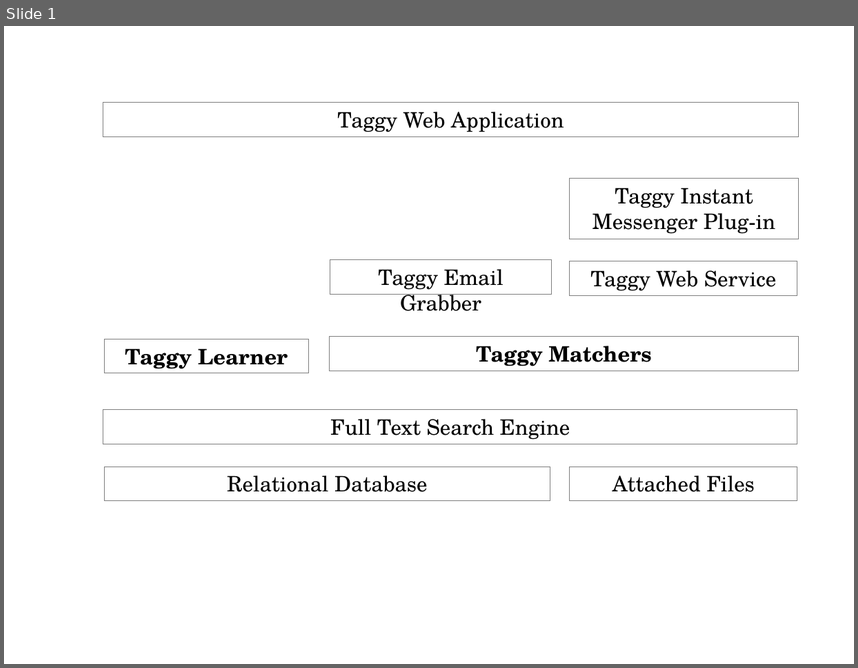
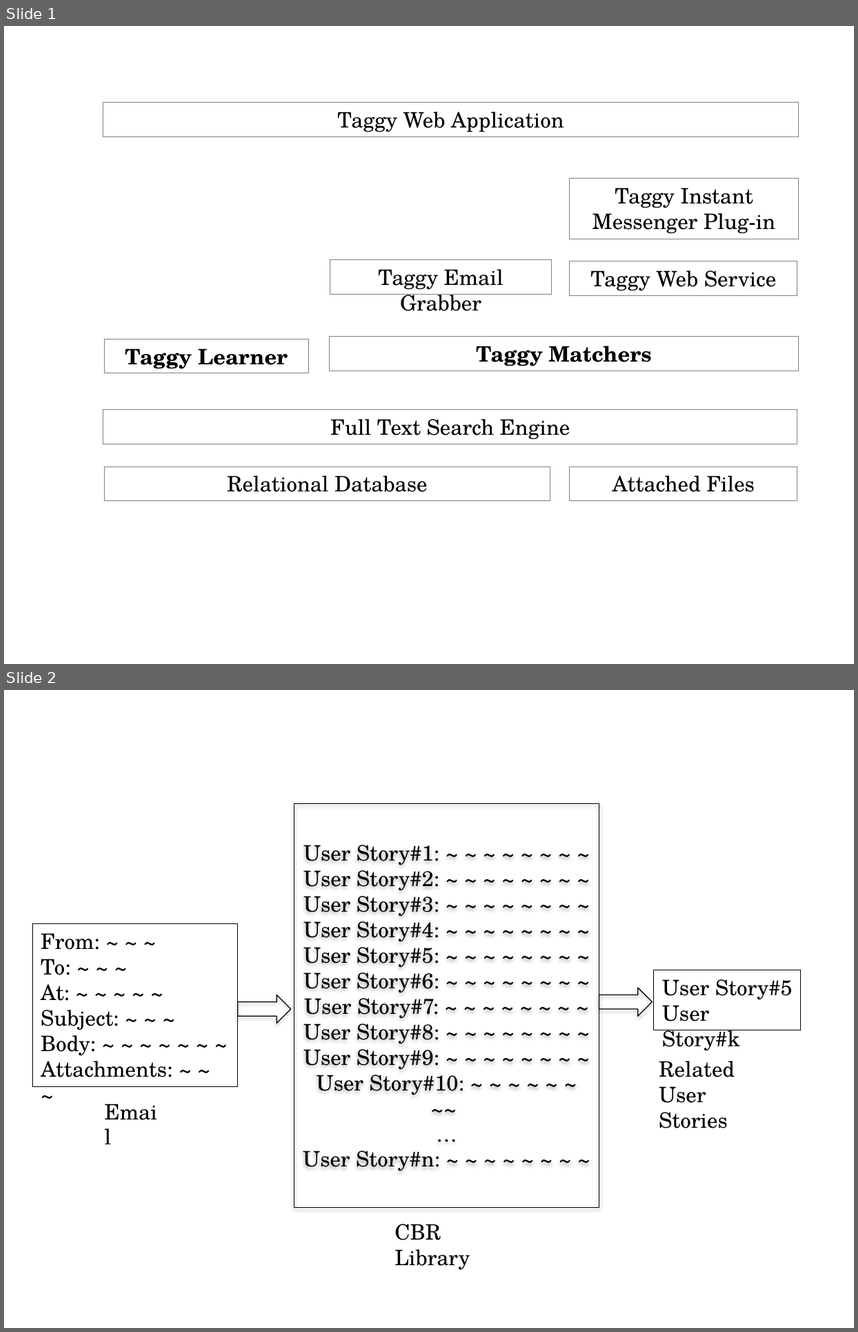
Before and after one commit to smsohan/Taggy, a slide deck: Thesis/arch.pptx. Shown one above the other, each under a label of ours: slide 1 before the commit, slides 1 and 2 after it. The pictures are 858x668 and 858x1332 pixels, drawn with LibreOffice and Linux fonts; fonts in the diff are those of the drawing. Boxes give left, top, right and bottom in pixels: in the first picture for what was removed or moved away, otherwise in the second. Text is boxed around its words. In the diff, an @@ line names an element or a change of style, - is before the commit and + after.

```diff
--- a/Thesis/arch.pptx
+++ b/Thesis/arch.pptx
@@ slide 2 added at [4, 690, 854, 1328], background #FFFFFF @@
@@ rectangle added at [294, 803, 599, 1207], outline #000000 0.75 pt, 18 pt, text #000000 @@
+User Story#1: ~ ~ ~ ~ ~ ~ ~ ~
+User Story#2: ~ ~ ~ ~ ~ ~ ~ ~
+User Story#3: ~ ~ ~ ~ ~ ~ ~ ~
+User Story#4: ~ ~ ~ ~ ~ ~ ~ ~
+User Story#5: ~ ~ ~ ~ ~ ~ ~ ~
+User Story#6: ~ ~ ~ ~ ~ ~ ~ ~
+User Story#7: ~ ~ ~ ~ ~ ~ ~ ~
+User Story#8: ~ ~ ~ ~ ~ ~ ~ ~
+User Story#9: ~ ~ ~ ~ ~ ~ ~ ~
+User Story#10: ~ ~ ~ ~ ~ ~ ~~
+…
+User Story#n: ~ ~ ~ ~ ~ ~ ~ ~
@@ rectangle added at [32, 924, 237, 1087], outline #000000 0.75 pt, 18 pt, text #000000 @@
+From: ~ ~ ~
+To: ~ ~ ~
+At: ~ ~ ~ ~ ~
+Subject: ~ ~ ~
+Body: ~ ~ ~ ~ ~ ~ ~
+Attachments: ~ ~ ~
@@ rectangle added at [653, 969, 800, 1030], outline #000000 0.75 pt, 18 pt, text #000000 @@
+User Story#5
+User Story#k
@@ right arrow added at [238, 994, 290, 1023], outline #000000 0.75 pt @@
@@ right arrow added at [599, 987, 652, 1016], outline #000000 0.75 pt @@
@@ text added at [659, 1061, 735, 1128], 18 pt, text #000000 @@
+Related
+User Stories
@@ text added at [96, 1094, 169, 1127], 18 pt, text #000000 @@
+Email
@@ text added at [395, 1223, 470, 1270], 18 pt, text #000000 @@
+CBR Library
```
Also in this commit, not shown: 17 other files.
